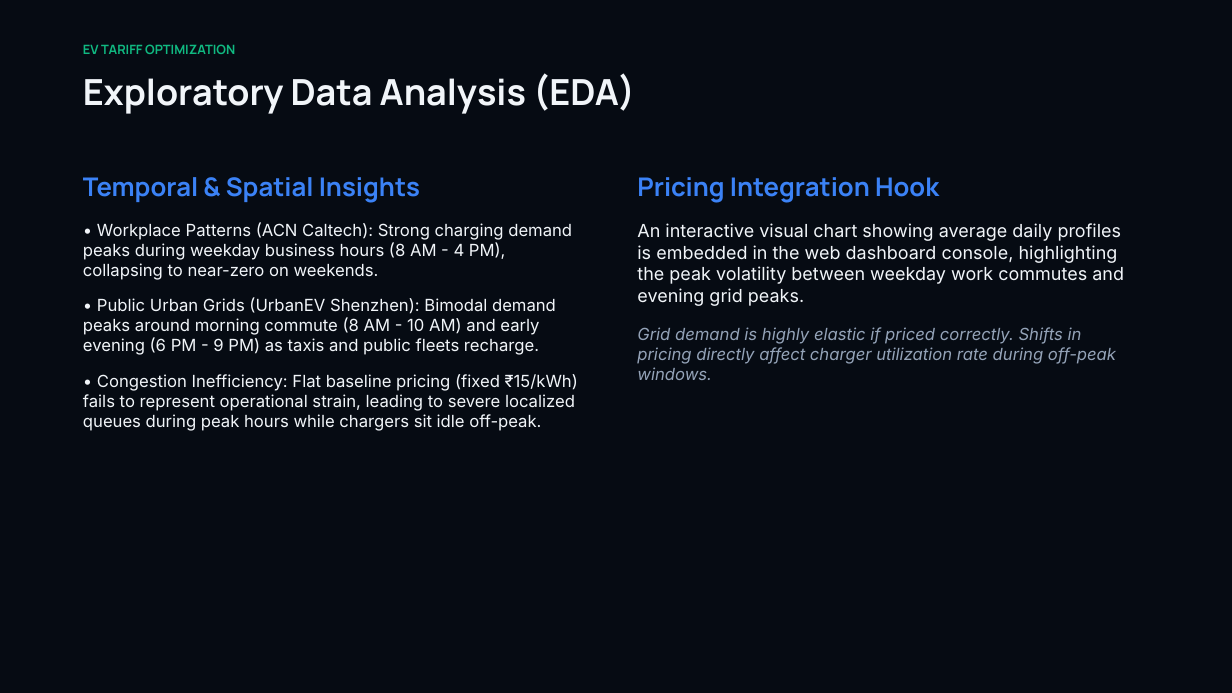
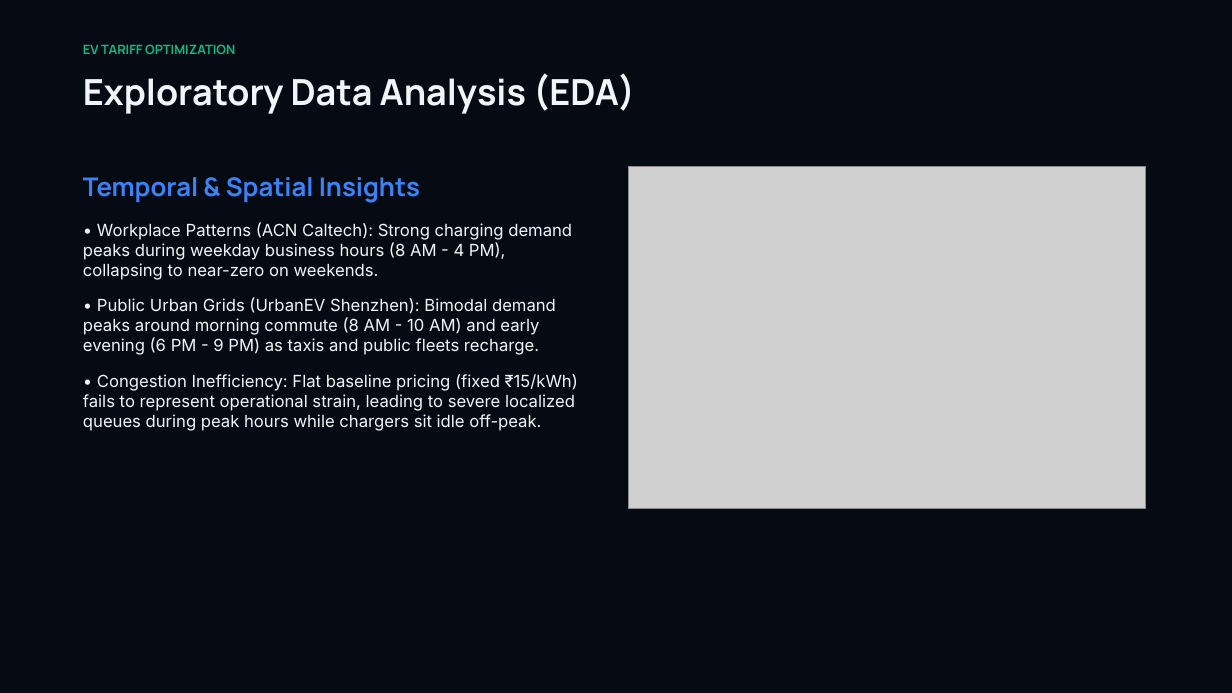
Before and after one commit to iaryan08/agentic-ev-tariff-optimizer, a slide deck: slide 4 of app/OP26_Analytics_Presentation.pptx (slide 3 before the commit). Drawn at 1232x693 pixels with LibreOffice and Linux fonts; fonts in the diff are those of the drawing; grey boxes stand for pictures. Boxes give left, top, right and bottom in pixels: in the first picture for what was removed or moved away, otherwise in the second. Text is boxed around its words. In the diff, an @@ line names an element or a change of style, - is before the commit and + after.

Commit message:
feat: add embedded server capability to tariff optimization notebook

```diff
--- a/app/OP26_Analytics_Presentation.pptx
+++ b/app/OP26_Analytics_Presentation.pptx
@@ picture added at [628, 166, 1146, 508] @@
@@ text removed at [637, 177, 1124, 380] @@
-Pricing Integration Hook
-An interactive visual chart showing average daily profiles is embedded in the web dashboard console, highlighting the peak volatility between weekday work commutes and evening grid peaks.
-Grid demand is highly elastic if priced correctly. Shifts in pricing directly affect charger utilization rate during off-peak windows.
```
Also in this commit, not shown: 1 other slide changed, 1 slide added, 19 other files.
